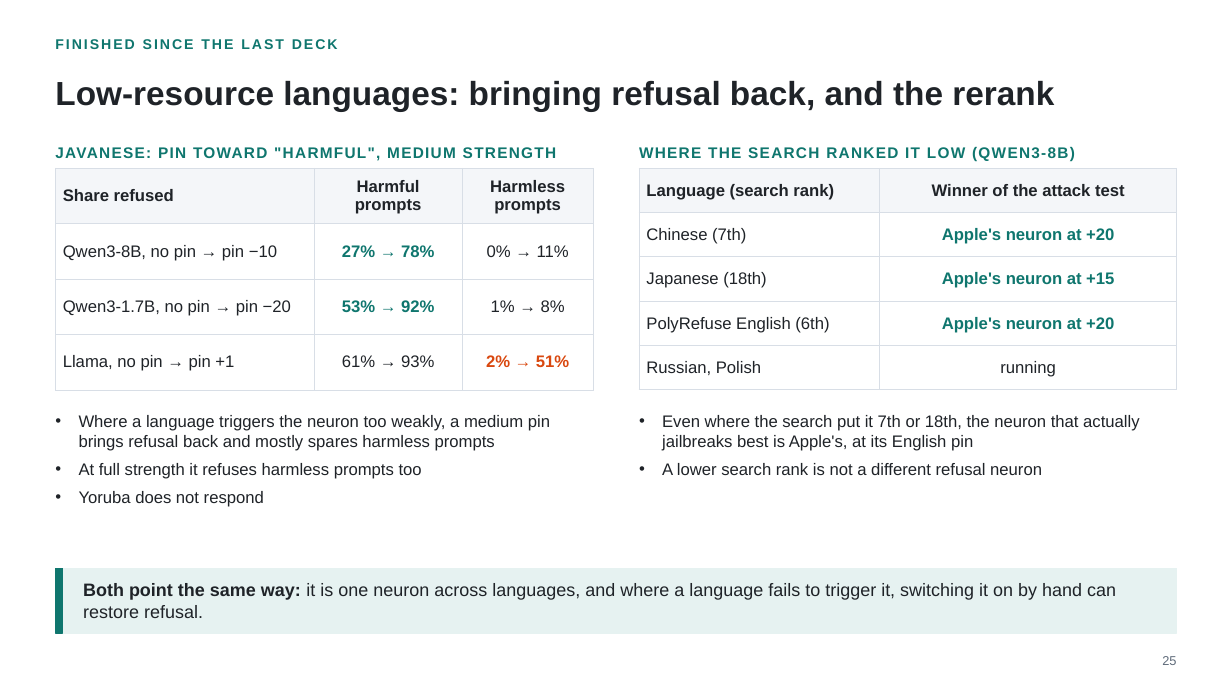
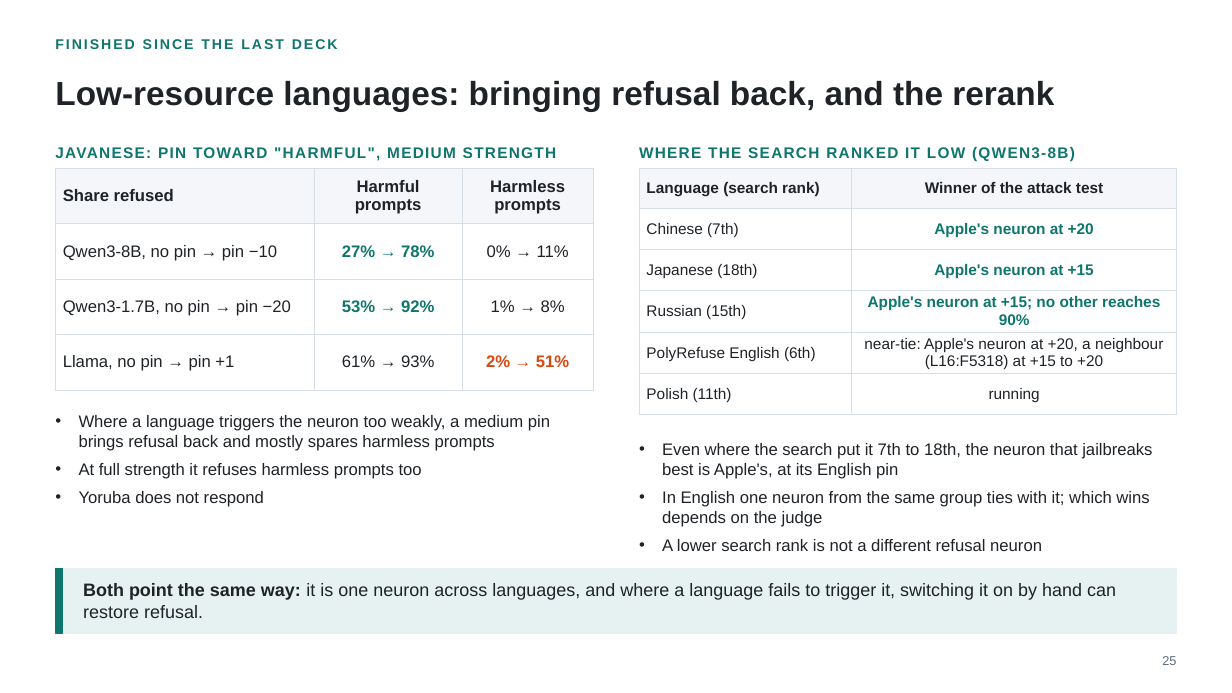
Before and after one commit to fjoad/refusal-neurons, a slide deck: slide 25 of slides/refusal_neurons_2026-11-17.pptx. Drawn at 1232x693 pixels with LibreOffice and Linux fonts; fonts in the diff are those of the drawing. Boxes give left, top, right and bottom in pixels: in the first picture for what was removed or moved away, otherwise in the second. Text is boxed around its words. In the diff, an @@ line names an element or a change of style, - is before the commit and + after.

```diff
--- a/slides/refusal_neurons_2026-11-17.pptx
+++ b/slides/refusal_neurons_2026-11-17.pptx
@@ table at (640, 168, 1177, 406) @@
-row 4: PolyRefuse English (6th) | Apple's neuron at +20
-row 5: Russian, Polish | running
+row 4: Russian (15th) | Apple's neuron at +15; no other reaches 90%
+row 5: PolyRefuse English (6th) | near-tie: Apple's neuron at +20, a neighbour (L16:F5318) at +15 to +20
+row 6: Polish (11th) | running
@@ text "Even where the search put ...": place and size @@
-text "Even where the search put ..." at (662, 415, 1139, 475)
+text "Even where the search put ..." at (662, 443, 1152, 551)
@@ text at (662, 443, 1152, 527): text changed @@
-• Even where the search put it 7th or 18th, the neuron that actually jailbreaks best is Apple's, at its English pin
+• Even where the search put it 7th to 18th, the neuron that jailbreaks best is Apple's, at its English pin
+• In English one neuron from the same group ties with it; which wins depends on the judge
```
Also in this commit, not shown: 3 other files.
